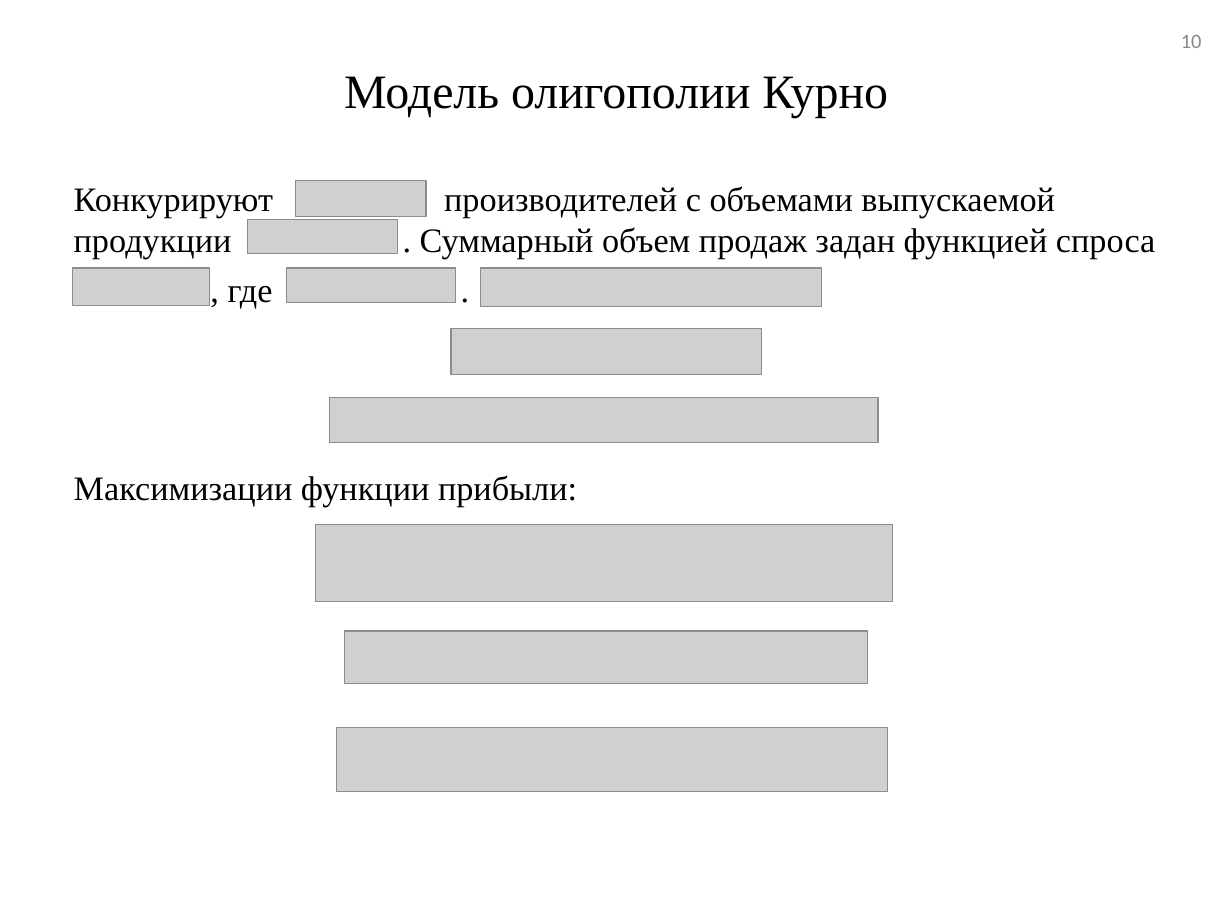
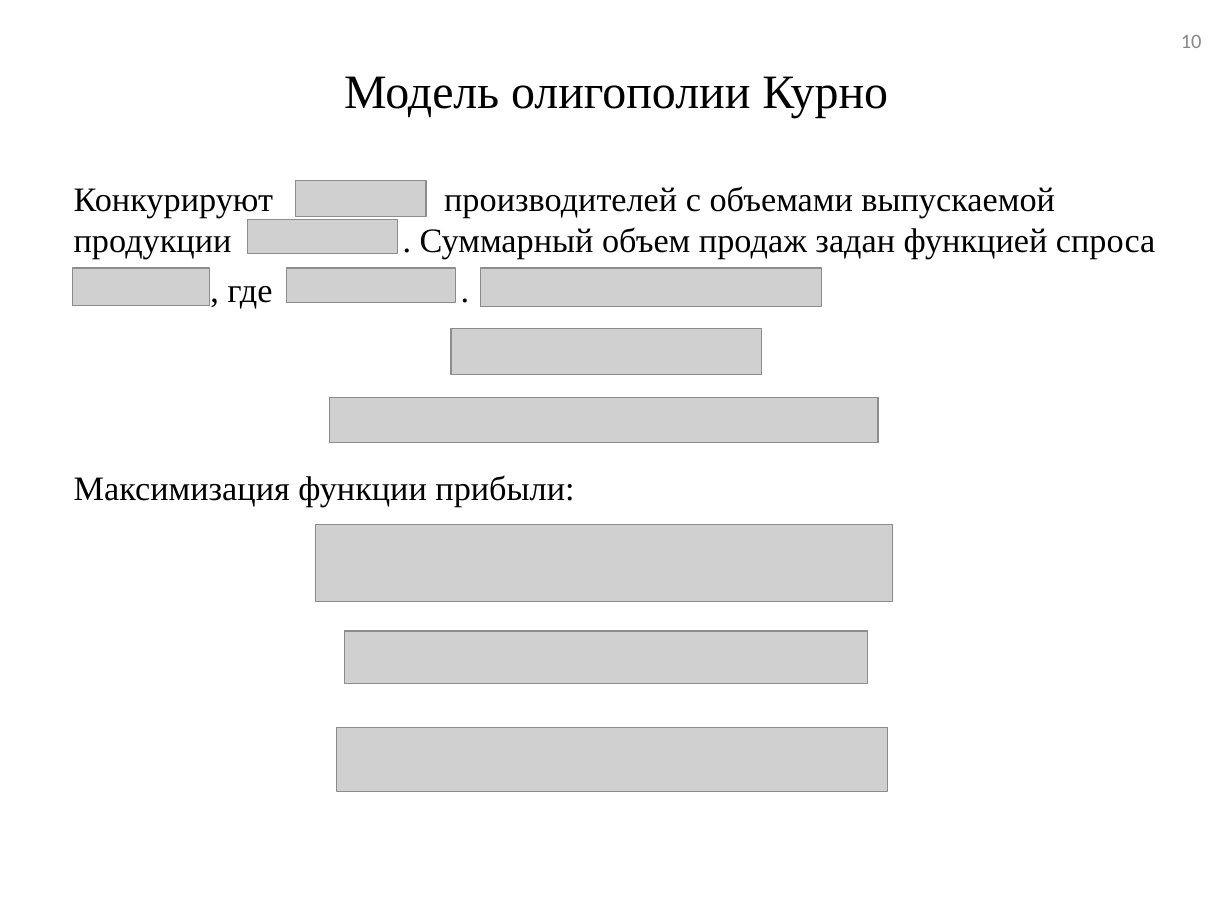
Before and after one commit to tehdoorsareopen/science, a slide deck: slide 10 of Предзащита/Презентация/Презентация_v01.ppt. Drawn at 1232x924 pixels with LibreOffice and Linux fonts; fonts in the diff are those of the drawing; grey boxes stand for pictures. Boxes give left, top, right and bottom in pixels: in the first picture for what was removed or moved away, otherwise in the second. Text is boxed around its words. In the diff, an @@ line names an element or a change of style, - is before the commit and + after.

```diff
--- a/Предзащита/Презентация/Презентация_v01.ppt
+++ b/Предзащита/Презентация/Презентация_v01.ppt
@@ text at [74, 475, 574, 507]: text changed @@
-Максимизации функции прибыли:
+Максимизация функции прибыли:
```
Also in this commit, not shown: 3 other slides changed, 4 other files.
